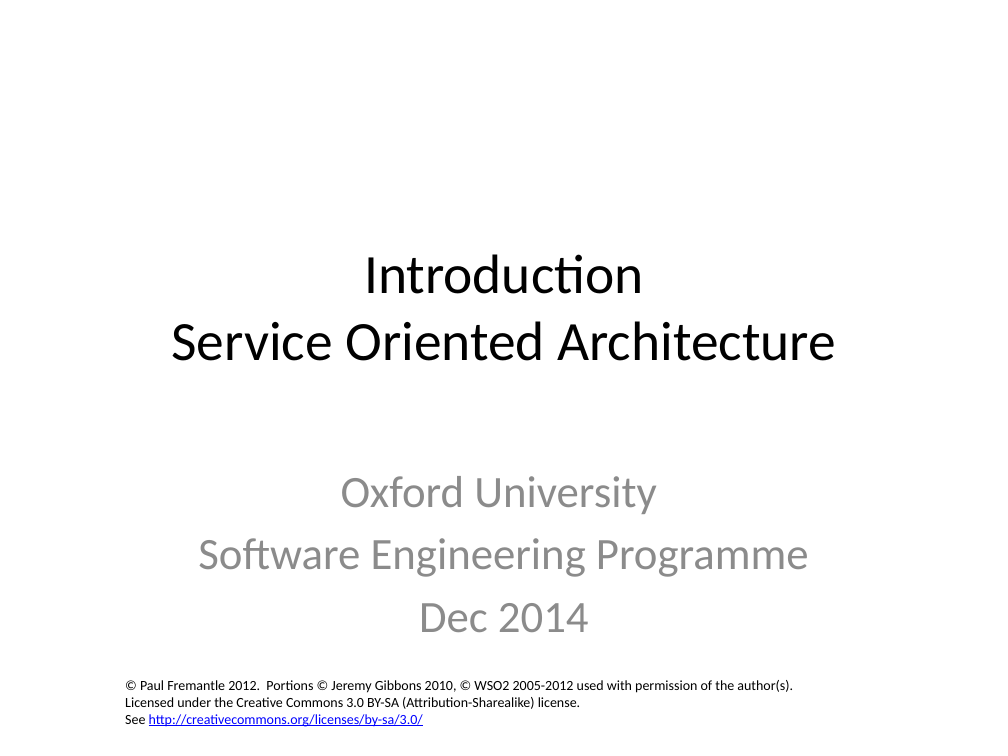
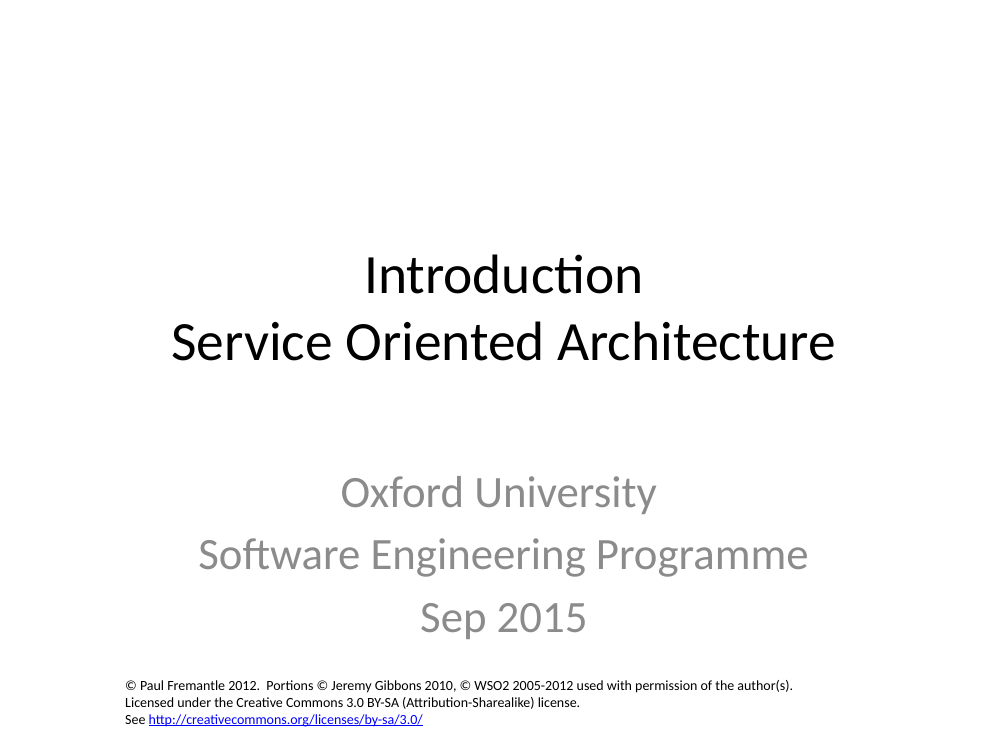
Before and after one commit to pzfreo/ox-soa-old, a slide deck: slide 1 of presentations/source/00-intro.pptx. Drawn at 1008x756 pixels with LibreOffice and Linux fonts; fonts in the diff are those of the drawing; background and template pictures are left out. Boxes give left, top, right and bottom in pixels: in the first picture for what was removed or moved away, otherwise in the second. Text is boxed around its words. In the diff, an @@ line names an element or a change of style, - is before the commit and + after.

```diff
--- a/presentations/source/00-intro.pptx
+++ b/presentations/source/00-intro.pptx
@@ subtitle at <box>420,603,588,639</box>: text changed @@
-Dec 2014
+Sep 2015
```
Also in this commit, not shown: 4 other slides changed, 49 other files.
